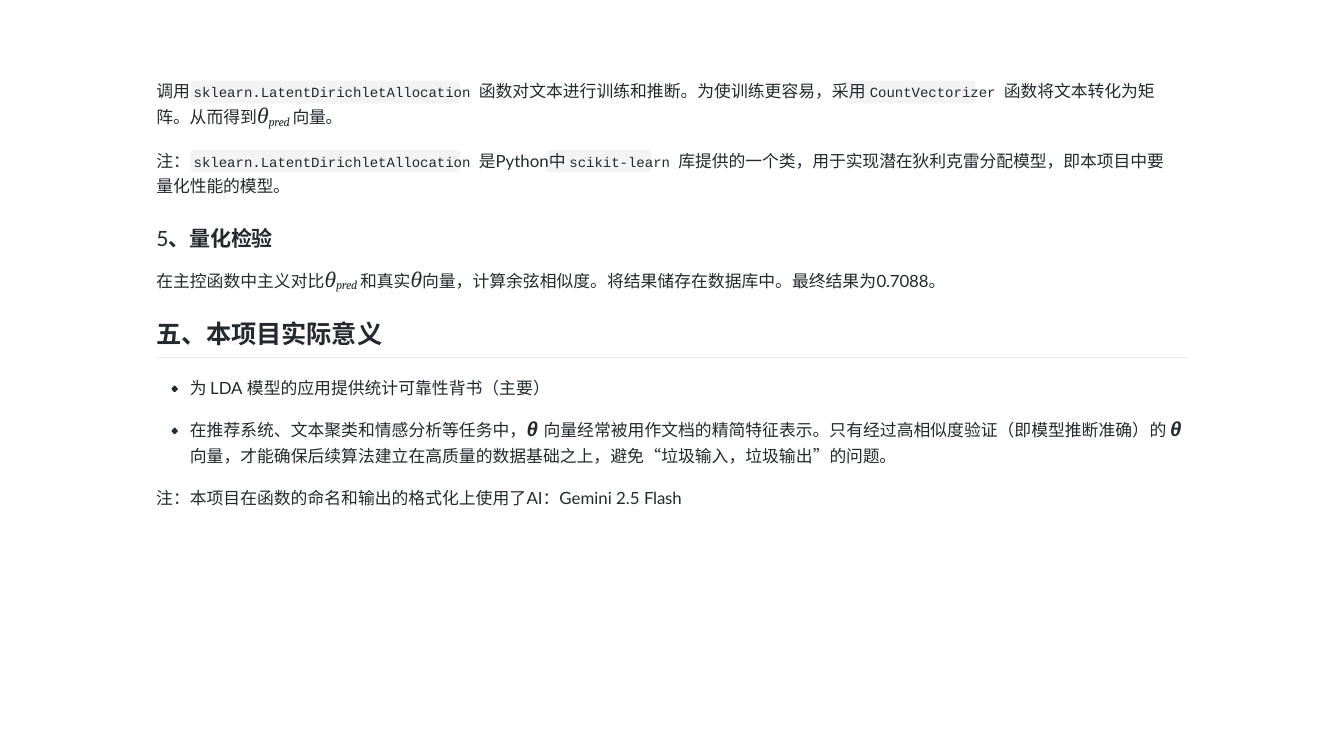
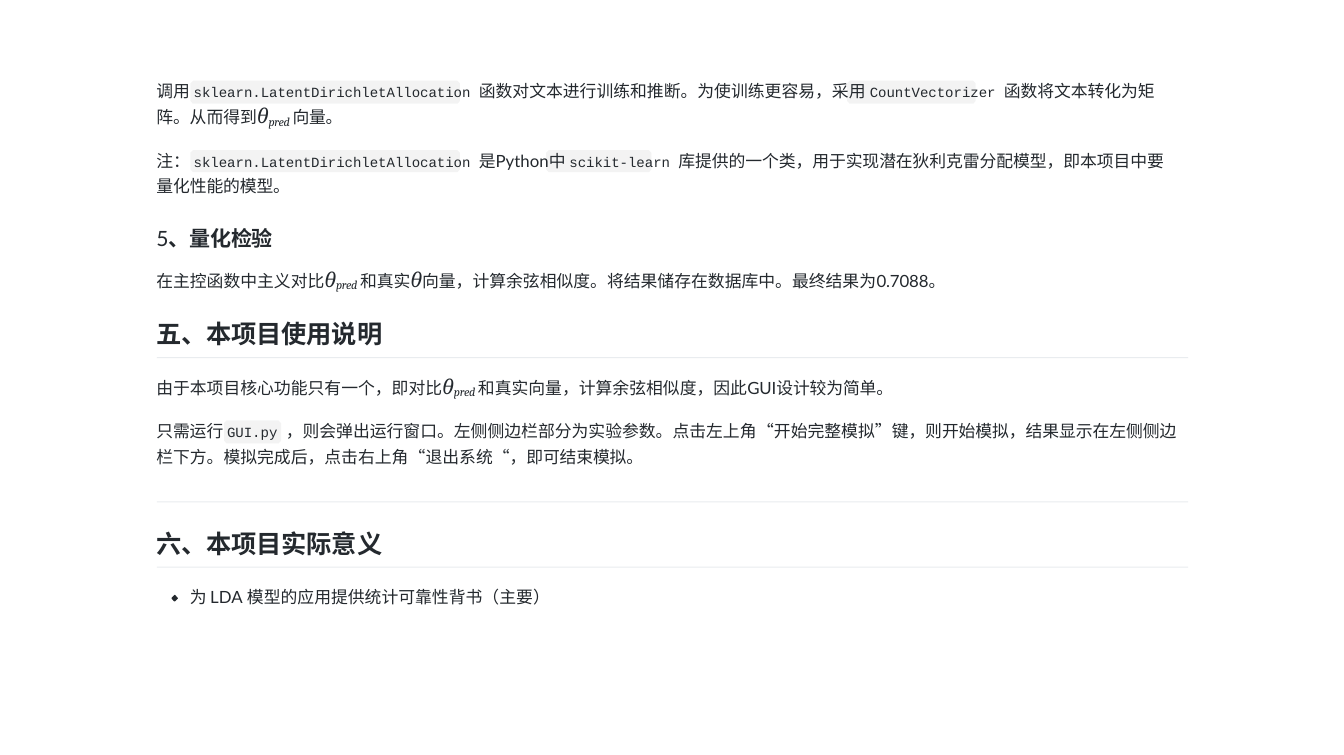
Before and after one commit to 28nightingale/Statistical-Simulation-and-Database-Programming-Final-Project, a slide deck: slide 5 of 汇报.pptx. Drawn at 1344x755 pixels with LibreOffice and Linux fonts; fonts in the diff are those of the drawing. Boxes give left, top, right and bottom in pixels: in the first picture for what was removed or moved away, otherwise in the second. Text is boxed around its words. In the diff, an @@ line names an element or a change of style, - is before the commit and + after.

```diff
--- a/汇报.pptx
+++ b/汇报.pptx
@@ text at (156,321,382,346): text changed @@
-五、本项目实际意义
+五、本项目使用说明
@@ text removed at (156,379,1181,506) @@
-为 LDA 模型的应用提供统计可靠性背书（主要）
-在推荐系统、文本聚类和情感分析等任务中，θ 向量经常被用作文档的精简特征表示。只有经过高相似度验证（即模型推断准确）的 θ
-向量，才能确保后续算法建立在高质量的数据基础之上，避免“垃圾输入，垃圾输出”的问题。
-注：本项目在函数的命名和输出的格式化上使用了AI：Gemini 2.5 Flash
@@ text added at (156,380,1177,465), 12 pt, text #24292E @@
+由于本项目核心功能只有一个，即对比θpred 和真实向量，计算余弦相似度，因此GUI设计较为简单。
+只需运行 GUI.py ，则会弹出运行窗口。左侧侧边栏部分为实验参数。点击左上角“开始完整模拟”键，则开始模拟，结果显示在左侧侧边栏下方。模拟完成后，点击右上角“退出系统“，即可结束模拟。
@@ freeform shape removed at (172,386,178,392) @@
@@ freeform shape added at (224,420,281,443), fill #1B1F23 at 5% opacity @@
@@ freeform shape added at (157,502,1187,503), fill #E9ECEF @@
@@ text added at (156,531,382,556), 18 pt, text #24292E, bold @@
+六、本项目实际意义
@@ freeform shape added at (157,566,1187,567), fill #E9ECEF @@
@@ freeform shape: place and size @@
-freeform shape at (172,428,178,434)
+freeform shape at (172,595,178,601)
@@ text added at (190,588,550,605), 12 pt, text #24292E @@
+为 LDA 模型的应用提供统计可靠性背书（主要）
```
Also in this commit, not shown: 1 slide added, 1 slide removed, 3 other files.
